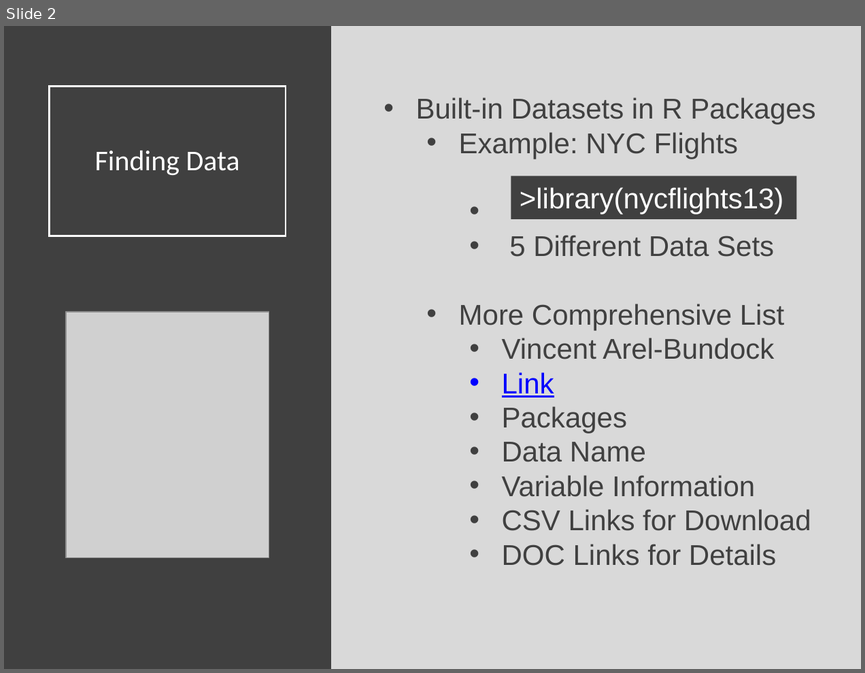
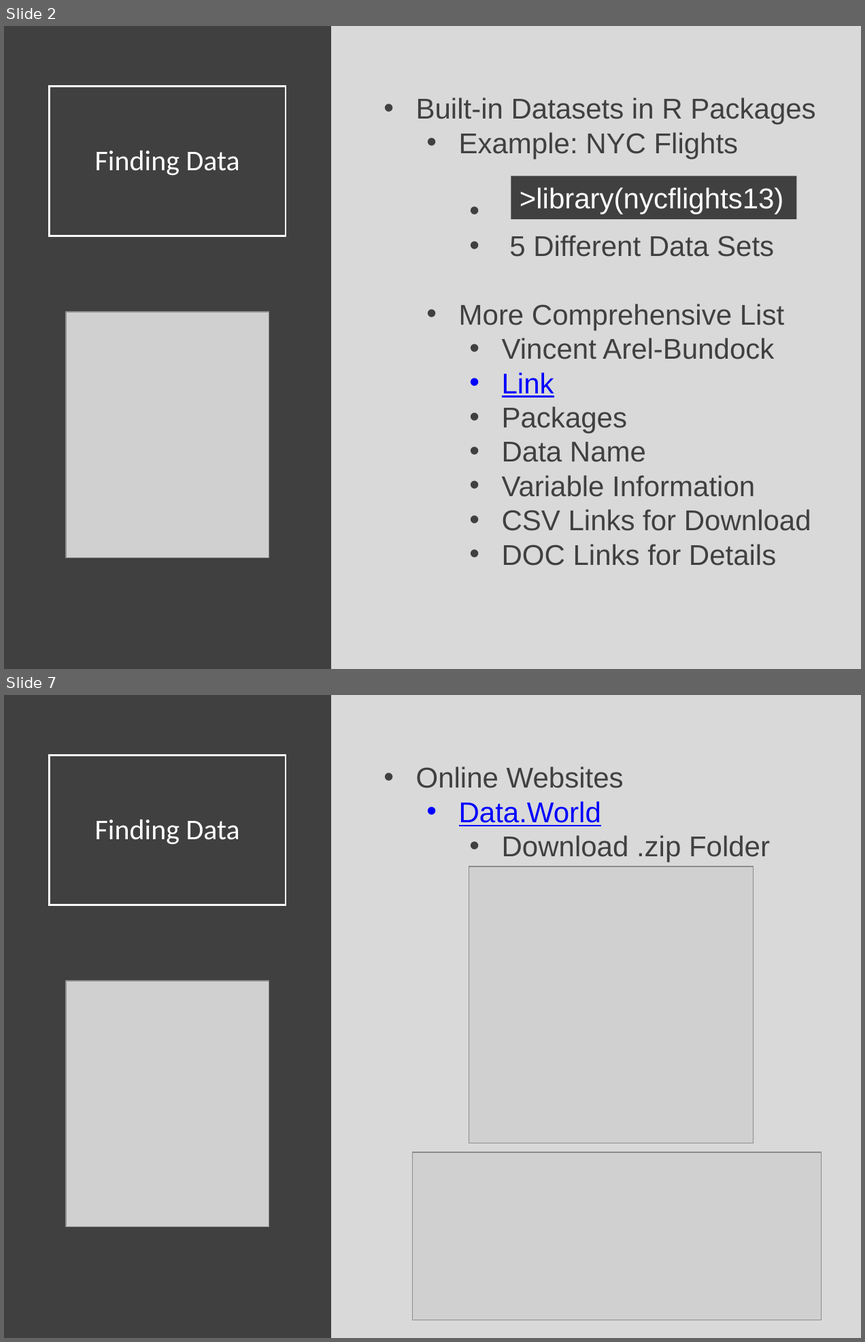
Before and after one commit to Yixf-Self/STOR320_WEBSITE, a slide deck: Lecture/Lecture 11/Lecture 11.pptx. Shown one above the other, each under a label of ours: slide 2 before the commit, slides 2 and 7 after it; the slides between them are not shown. The pictures are 865x673 and 865x1342 pixels, drawn with LibreOffice and Linux fonts; fonts in the diff are those of the drawing; grey boxes stand for pictures. Boxes give left, top, right and bottom in pixels: in the first picture for what was removed or moved away, otherwise in the second. Text is boxed around its words. In the diff, an @@ line names an element or a change of style, - is before the commit and + after.

```diff
--- a/Lecture/Lecture 11/Lecture 11.pptx
+++ b/Lecture/Lecture 11/Lecture 11.pptx
@@ slide 7 added at (x1=4, y1=695, x2=861, y2=1338), background #D9D9D9 @@
@@ rectangle added at (x1=4, y1=695, x2=331, y2=1338), fill #404040 @@
@@ title added at (x1=50, y1=755, x2=286, y2=905), outline #FFFFFF 1.5 pt, 24 pt, text #FFFFFF @@
+Finding Data
@@ text added at (x1=416, y1=766, x2=770, y2=862), 24 pt, text #404040 @@
+• Online Websites
+  • Data.World
+    • Download .zip Folder
@@ picture added at (x1=468, y1=866, x2=753, y2=1143) @@
@@ picture added at (x1=66, y1=981, x2=269, y2=1226) @@
@@ picture added at (x1=413, y1=1152, x2=821, y2=1320) @@
```
Also in this commit, not shown: 21 other slides added, 10 other files.
